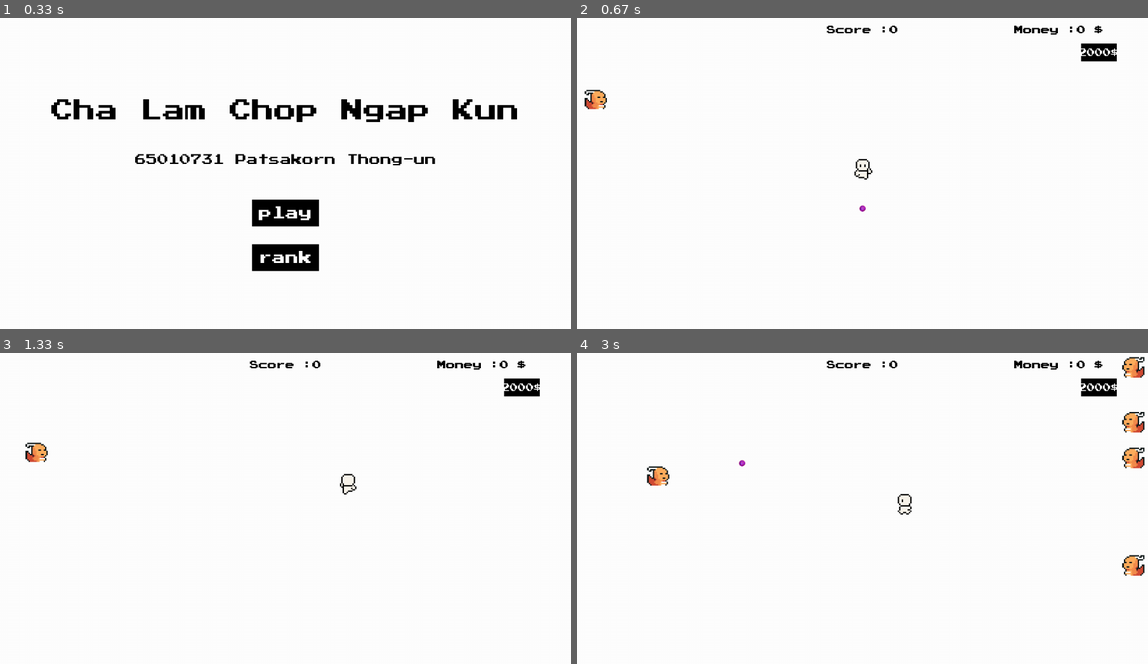
Above: before the commit, frames 1-4 (two rows, left to right).
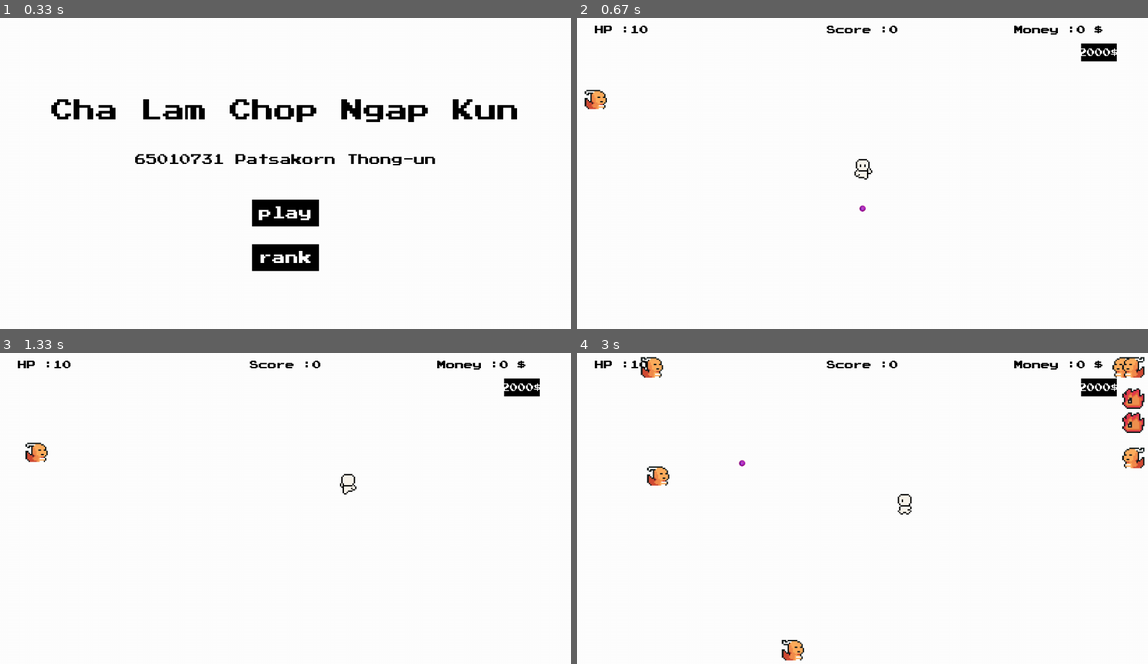
Above: after the commit, the same moments.

Repository: mewpk/DEMO-Pygame
Game: pygame game, started from main.py
The game is run twice, just before and just after one commit, with the same random seed, the same clock (stepped at 60 frames per second) and the same inputs.
Inputs (mouse positions are in pixels of both pictures, inside the frame that each line leads up to):
- Up to frame 1 (0.33 s): no input
- Up to frame 2 (0.67 s): press the mouse at (862, 213) at 0.37 s; move the mouse to (851, 145) at 0.47 s; release the mouse at (839, 80) at 0.6 s
- Up to frame 3 (1.33 s): hold D 0.67-1.13 s; hold W from 1.17 s (still down)
- Up to frame 4 (3 s): release W at 1.47 s; hold D 1.5-1.97 s; hold A 2-2.53 s; hold S 2.57-2.87 s; hold A from 2.9 s (still down)

Frame 1 is identical in both runs. In frame 2, 0.1% of the frame differs, in the area x 3-13%, y 2-5%; in frame 3, 0.1%; in frame 4, 1.3%, in the area x 3-100%, y 1-99%.

Commit message:
add enemy2 and enemy3!

Diff:
--- a/enemy.py
+++ b/enemy.py
@@ -1,5 +1,6 @@
 import pygame
 from random import randint
+import random
 
 class Enemy(pygame.sprite.Sprite):
     def __init__(self, pos,screen_width,screen_height, player_pos):
@@ -50,6 +51,7 @@
         self.dragongold_right = [dragongold_right1, dragongold_right2, dragongold_right3, dragongold_right4]
 
         self.frame_index = 0
+        random
         self.image = self.dragongold_down[self.frame_index]
         self.rect = self.image.get_rect(center=(pos))
 
--- /dev/null
+++ b/enemy2.py
@@ -0,0 +1,116 @@
+import pygame
+from random import randint
+import random
+
+class Enemy2(pygame.sprite.Sprite):
+    def __init__(self, pos,screen_width,screen_height, player_pos):
+        super().__init__()
+        self.screen_width, self.screen_height = screen_width , screen_height
+        #player
+        self.player_pos = player_pos
+
+        vec = pygame.math.Vector2
+
+        fire_front1 = pygame.image.load('graphics/sprites/Fire/front1.png').convert_alpha()
+        fire_front2 = pygame.image.load('graphics/sprites/Fire/front2.png').convert_alpha()
+        fire_front3 = pygame.image.load('graphics/sprites/Fire/front3.png').convert_alpha()
+        fire_front4 = pygame.image.load('graphics/sprites/Fire/front4.png').convert_alpha()
+        fire_front1 = pygame.transform.scale(fire_front1, (50, 50))
+        fire_front2 = pygame.transform.scale(fire_front2, (50, 50))
+        fire_front3 = pygame.transform.scale(fire_front3, (50, 50))
+        fire_front4 = pygame.transform.scale(fire_front4, (50, 50))
+        self.fire_front = [fire_front1, fire_front2, fire_front3, fire_front4]
+
+        fire_back1 = pygame.image.load('graphics/sprites/Fire/back1.png').convert_alpha()
+        fire_back2 = pygame.image.load('graphics/sprites/Fire/back2.png').convert_alpha()
+        fire_back3 = pygame.image.load('graphics/sprites/Fire/back3.png').convert_alpha()
+        fire_back4 = pygame.image.load('graphics/sprites/Fire/back4.png').convert_alpha()
+        fire_back1 = pygame.transform.scale(fire_back1, (50, 50))
+        fire_back2 = pygame.transform.scale(fire_back2, (50, 50))
+        fire_back3 = pygame.transform.scale(fire_back3, (50, 50))
+        fire_back4 = pygame.transform.scale(fire_back4, (50, 50))
+        self.fire_back = [fire_back1, fire_back2, fire_back3, fire_back4]
+
+        fire_left1 = pygame.image.load('graphics/sprites/Fire/left1.png').convert_alpha()
+        fire_left2 = pygame.image.load('graphics/sprites/Fire/left2.png').convert_alpha()
+        fire_left3 = pygame.image.load('graphics/sprites/Fire/left3.png').convert_alpha()
+        fire_left4 = pygame.image.load('graphics/sprites/Fire/left4.png').convert_alpha()
+        fire_left1 = pygame.transform.scale(fire_left1, (50, 50))
+        fire_left2 = pygame.transform.scale(fire_left2, (50, 50))
+        fire_left3 = pygame.transform.scale(fire_left3, (50, 50))
+        fire_left4 = pygame.transform.scale(fire_left4, (50, 50))
+        self.fire_left = [fire_left1, fire_left2, fire_left3, fire_left4]
+
+        fire_right1 = pygame.image.load('graphics/sprites/Fire/right1.png').convert_alpha()
+        fire_right2 = pygame.image.load('graphics/sprites/Fire/right2.png').convert_alpha()
+        fire_right3 = pygame.image.load('graphics/sprites/Fire/right3.png').convert_alpha()
+        fire_right4 = pygame.image.load('graphics/sprites/Fire/right4.png').convert_alpha()
+        fire_right1 = pygame.transform.scale(fire_right1, (50, 50))
+        fire_right2 = pygame.transform.scale(fire_right2, (50, 50))
+        fire_right3 = pygame.transform.scale(fire_right3, (50, 50))
+        fire_right4 = pygame.transform.scale(fire_right4, (50, 50))
+        self.fire_right = [fire_right1, fire_right2, fire_right3, fire_right4]
+
+        self.frame_index = 0
+        random
+        self.image = self.fire_front[self.frame_index]
+        self.rect = self.image.get_rect(center=(pos))
+
+        self.enemy_speed = 1
+        self.vel = vec(0, 0)
+
+    def front_animation(self):
+        self.frame_index += 0.1
+        if self.frame_index >= 4:
+            self.frame_index = 0
+        self.image = self.fire_front[int(self.frame_index)]
+
+    def back_animation(self):
+        self.frame_index += 0.1
+        if self.frame_index >= 4:
+            self.frame_index = 0
+        self.image = self.fire_back[int(self.frame_index)]
+
+    def left_animation(self):
+        self.frame_index += 0.1
+        if self.frame_index >= 4:
+            self.frame_index = 0
+        self.image = self.fire_left[int(self.frame_index)]
+
+    def right_animation(self):
+        self.frame_index += 0.1
+        if self.frame_index >= 4:
+            self.frame_index = 0
+        self.image = self.fire_right[int(self.frame_index)]
+
+    def idle_animation(self):
+        if not self.running_x and not self.running_y:
+            self.image = self.fire_front[0]
+
+    def running_animation(self):
+        if self.rect.x > self.player_pos.x:
+            self.left_animation()
+
+        elif self.rect.x < self.player_pos.x:
+            self.right_animation()
+
+        elif self.rect.x == self.player_pos.x:
+            self.front_animation()
+
+    def moving(self):
+        pass
+
+    def constraint(self):
+        if self.rect.left <= 0:
+            self.rect.left = 0
+        if self.rect.right >= self.screen_width:
+            self.rect.right = self.screen_width
+        if self.rect.top <= 20:
+            self.rect.top = 20
+        if self.rect.bottom >= self.screen_height:
+            self.rect.bottom = self.screen_height
+
+    def update(self):
+        self.running_animation()
+        self.moving()
+        self.constraint()
--- /dev/null
+++ b/enemy3.py
@@ -0,0 +1,116 @@
+import pygame
+from random import randint
+import random
+
+class Enemy3(pygame.sprite.Sprite):
+    def __init__(self, pos,screen_width,screen_height, player_pos):
+        super().__init__()
+        self.screen_width, self.screen_height = screen_width , screen_height
+        #player
+        self.player_pos = player_pos
+
+        vec = pygame.math.Vector2
+
+        fire_front1 = pygame.image.load('graphics/sprites/Skeleton/front1.png').convert_alpha()
+        fire_front2 = pygame.image.load('graphics/sprites/Skeleton/front2.png').convert_alpha()
+        fire_front3 = pygame.image.load('graphics/sprites/Skeleton/front3.png').convert_alpha()
+        fire_front4 = pygame.image.load('graphics/sprites/Skeleton/front4.png').convert_alpha()
+        fire_front1 = pygame.transform.scale(fire_front1, (50, 50))
+        fire_front2 = pygame.transform.scale(fire_front2, (50, 50))
+        fire_front3 = pygame.transform.scale(fire_front3, (50, 50))
+        fire_front4 = pygame.transform.scale(fire_front4, (50, 50))
+        self.fire_front = [fire_front1, fire_front2, fire_front3, fire_front4]
+
+        fire_back1 = pygame.image.load('graphics/sprites/Skeleton/back1.png').convert_alpha()
+        fire_back2 = pygame.image.load('graphics/sprites/Skeleton/back2.png').convert_alpha()
+        fire_back3 = pygame.image.load('graphics/sprites/Skeleton/back3.png').convert_alpha()
+        fire_back4 = pygame.image.load('graphics/sprites/Skeleton/back4.png').convert_alpha()
+        fire_back1 = pygame.transform.scale(fire_back1, (50, 50))
+        fire_back2 = pygame.transform.scale(fire_back2, (50, 50))
+        fire_back3 = pygame.transform.scale(fire_back3, (50, 50))
+        fire_back4 = pygame.transform.scale(fire_back4, (50, 50))
+        self.fire_back = [fire_back1, fire_back2, fire_back3, fire_back4]
+
+        fire_left1 = pygame.image.load('graphics/sprites/Skeleton/left1.png').convert_alpha()
+        fire_left2 = pygame.image.load('graphics/sprites/Skeleton/left2.png').convert_alpha()
+        fire_left3 = pygame.image.load('graphics/sprites/Skeleton/left3.png').convert_alpha()
+        fire_left4 = pygame.image.load('graphics/sprites/Skeleton/left4.png').convert_alpha()
+        fire_left1 = pygame.transform.scale(fire_left1, (50, 50))
+        fire_left2 = pygame.transform.scale(fire_left2, (50, 50))
+        fire_left3 = pygame.transform.scale(fire_left3, (50, 50))
+        fire_left4 = pygame.transform.scale(fire_left4, (50, 50))
+        self.fire_left = [fire_left1, fire_left2, fire_left3, fire_left4]
+
+        fire_right1 = pygame.image.load('graphics/sprites/Skeleton/right1.png').convert_alpha()
+        fire_right2 = pygame.image.load('graphics/sprites/Skeleton/right2.png').convert_alpha()
+        fire_right3 = pygame.image.load('graphics/sprites/Skeleton/right3.png').convert_alpha()
+        fire_right4 = pygame.image.load('graphics/sprites/Skeleton/right4.png').convert_alpha()
+        fire_right1 = pygame.transform.scale(fire_right1, (50, 50))
+        fire_right2 = pygame.transform.scale(fire_right2, (50, 50))
+        fire_right3 = pygame.transform.scale(fire_right3, (50, 50))
+        fire_right4 = pygame.transform.scale(fire_right4, (50, 50))
+        self.fire_right = [fire_right1, fire_right2, fire_right3, fire_right4]
+
+        self.frame_index = 0
+        random
+        self.image = self.fire_front[self.frame_index]
+        self.rect = self.image.get_rect(center=(pos))
+
+        self.enemy_speed = 1
+        self.vel = vec(0, 0)
+
+    def front_animation(self):
+        self.frame_index += 0.1
+        if self.frame_index >= 4:
+            self.frame_index = 0
+        self.image = self.fire_front[int(self.frame_index)]
+
+    def back_animation(self):
+        self.frame_index += 0.1
+        if self.frame_index >= 4:
+            self.frame_index = 0
+        self.image = self.fire_back[int(self.frame_index)]
+
+    def left_animation(self):
+        self.frame_index += 0.1
+        if self.frame_index >= 4:
+            self.frame_index = 0
+        self.image = self.fire_left[int(self.frame_index)]
+
+    def right_animation(self):
+        self.frame_index += 0.1
+        if self.frame_index >= 4:
+            self.frame_index = 0
+        self.image = self.fire_right[int(self.frame_index)]
+
+    def idle_animation(self):
+        if not self.running_x and not self.running_y:
+            self.image = self.fire_front[0]
+
+    def running_animation(self):
+        if self.rect.x > self.player_pos.x:
+            self.left_animation()
+
+        elif self.rect.x < self.player_pos.x:
+            self.right_animation()
+
+        elif self.rect.x == self.player_pos.x:
+            self.front_animation()
+
+    def moving(self):
+        pass
+
+    def constraint(self):
+        if self.rect.left <= 0:
+            self.rect.left = 0
+        if self.rect.right >= self.screen_width:
+            self.rect.right = self.screen_width
+        if self.rect.top <= 20:
+            self.rect.top = 20
+        if self.rect.bottom >= self.screen_height:
+            self.rect.bottom = self.screen_height
+
+    def update(self):
+        self.running_animation()
+        self.moving()
+        self.constraint()
--- a/gamerun.py
+++ b/gamerun.py
@@ -2,6 +2,8 @@
 from random import randint, choice
 from player import Player
 from enemy import Enemy
+from enemy2 import Enemy2
+from enemy3 import Enemy3
 import random
 
 def display_text(text, size, color, pos, screen):
@@ -57,21 +59,36 @@
     def add_enemy(self):
         self.enemy_adding_time -= 1
         if self.enemy_adding_time <= 0:
-            x_or_y = choice((0, 1))
+            x_or_y = random.randrange(1, 7)
             if x_or_y == 1:
                 self.enemy.add(Enemy((choice([0, self.screen_width]), randint(0, self.screen_height)),self.screen_width, self.screen_height, self.player.sprite.rect))
-            elif x_or_y == 0:
+            elif x_or_y == 2:
                 self.enemy.add(Enemy((randint(0, self.screen_width), choice([0, self.screen_height])),self.screen_width, self.screen_height, self.player.sprite.rect))
-
+            elif x_or_y == 3 :
+                self.enemy.add(Enemy2((choice([0, self.screen_width]), randint(0, self.screen_height)),self.screen_width, self.screen_height, self.player.sprite.rect))
+            elif x_or_y == 4 :
+                self.enemy.add(Enemy2((randint(0, self.screen_width), choice([0, self.screen_height])),self.screen_width, self.screen_height, self.player.sprite.rect))
+            elif x_or_y == 5 :
+                self.enemy.add(Enemy3((choice([0, self.screen_width]), randint(0, self.screen_height)),self.screen_width, self.screen_height, self.player.sprite.rect))
+            elif x_or_y == 6 :
+                self.enemy.add(Enemy3((randint(0, self.screen_width), choice([0, self.screen_height])),self.screen_width, self.screen_height, self.player.sprite.rect))
             if self.bullet_type == 5 :
                 self.enemy_adding_time = 10
                 if random.randrange(0,3) == 0:
                     for i in range(1,5):
-                        x_or_y = choice((0, 1))
+                        x_or_y = random.randrange(1, 7)
                         if x_or_y == 1:
                             self.enemy.add(Enemy((choice([0, self.screen_width]), randint(0, self.screen_height)),self.screen_width, self.screen_height, self.player.sprite.rect))
-                        elif x_or_y == 0:
+                        elif x_or_y == 2:
                             self.enemy.add(Enemy((randint(0, self.screen_width), choice([0, self.screen_height])),self.screen_width, self.screen_height, self.player.sprite.rect))
+                        elif x_or_y == 3 :
+                            self.enemy.add(Enemy2((choice([0, self.screen_width]), randint(0, self.screen_height)),self.screen_width, self.screen_height, self.player.sprite.rect))
+                        elif x_or_y == 4 :
+                            self.enemy.add(Enemy2((randint(0, self.screen_width), choice([0, self.screen_height])),self.screen_width, self.screen_height, self.player.sprite.rect))
+                        elif x_or_y == 5 :
+                            self.enemy.add(Enemy3((choice([0, self.screen_width]), randint(0, self.screen_height)),self.screen_width, self.screen_height, self.player.sprite.rect))
+                        elif x_or_y == 6 :
+                            self.enemy.add(Enemy3((randint(0, self.screen_width), choice([0, self.screen_height])),self.screen_width, self.screen_height, self.player.sprite.rect))
             elif self.score >= 100000 :
                 self.enemy_adding_time = 30
             elif self.score >= 80000 :
@@ -90,27 +107,34 @@
                 self.enemy_adding_time = 130
 
             if random.randrange(0,5) == 0:
-                for i in range(1,5):
-                    x_or_y = choice((0, 1))
+                for i in range(1,7):
+                    x_or_y = random.randrange(1, 5)
                     if x_or_y == 1:
                         self.enemy.add(Enemy((choice([0, self.screen_width]), randint(0, self.screen_height)),self.screen_width, self.screen_height, self.player.sprite.rect))
-                    elif x_or_y == 0:
+                    elif x_or_y == 2:
                         self.enemy.add(Enemy((randint(0, self.screen_width), choice([0, self.screen_height])),self.screen_width, self.screen_height, self.player.sprite.rect))
-
+                    elif x_or_y == 3 :
+                        self.enemy.add(Enemy2((choice([0, self.screen_width]), randint(0, self.screen_height)),self.screen_width, self.screen_height, self.player.sprite.rect))
+                    elif x_or_y == 4 :
+                        self.enemy.add(Enemy2((randint(0, self.screen_width), choice([0, self.screen_height])),self.screen_width, self.screen_height, self.player.sprite.rect))
+                    elif x_or_y == 5 :
+                        self.enemy.add(Enemy3((choice([0, self.screen_width]), randint(0, self.screen_height)),self.screen_width, self.screen_height, self.player.sprite.rect))
+                    elif x_or_y == 6 :
+                        self.enemy.add(Enemy3((randint(0, self.screen_width), choice([0, self.screen_height])),self.screen_width, self.screen_height, self.player.sprite.rect))
 
 
     def display_money(self):
         display_text(f'Money :{self.money} $', 20, 'black', (self.screen_width - 200, 50), self.screen)
     def display_score(self):
         display_text(f'Score :{self.score}', 20, 'black', (self.screen_width/2, 50), self.screen)
-
+    def display_hp(self):
+        display_text(f'HP :{self.life}', 20, 'black', (100, 50), self.screen)
     def collision(self):
         if self.enemy:
             for enemy in self.enemy:
                 if pygame.sprite.spritecollide(enemy, self.player, False):
                     enemy.kill()
                     self.life -= 1
-
         if self.player.sprite.bullet:
             for bullet in self.player.sprite.bullet:
                 if pygame.sprite.spritecollide(bullet, self.enemy, True):
@@ -161,6 +185,7 @@
 
         self.display_money()
         self.display_score()
+        self.display_hp()
 
         self.display_button()
         self.get_mouse_input()
Binary file added: graphics/sprites/Fire/back1.png
Binary file added: graphics/sprites/Fire/back2.png
Binary file added: graphics/sprites/Fire/back3.png
Binary file added: graphics/sprites/Fire/back4.png
Binary file added: graphics/sprites/Fire/front1.png
Binary file added: graphics/sprites/Fire/front2.png
Binary file added: graphics/sprites/Fire/front3.png
Binary file added: graphics/sprites/Fire/front4.png
Binary file added: graphics/sprites/Fire/left1.png
Binary file added: graphics/sprites/Fire/left2.png
Binary file added: graphics/sprites/Fire/left3.png
Binary file added: graphics/sprites/Fire/left4.png
(and 22 more such lines)
